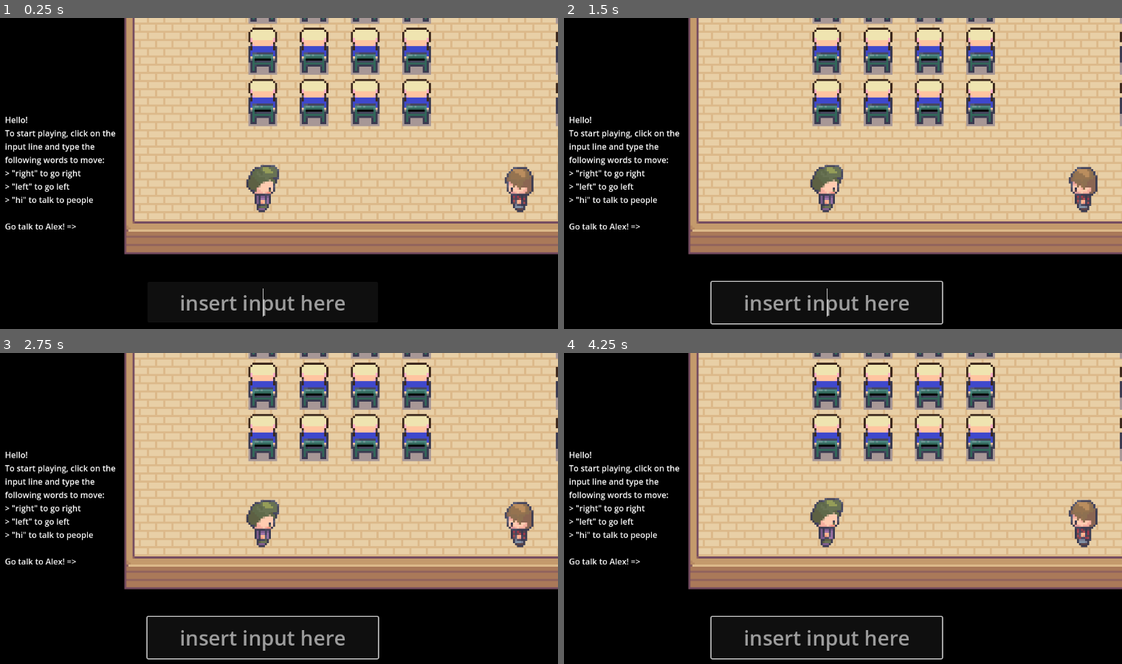
Above: before the commit, frames 1-4 (two rows, left to right).
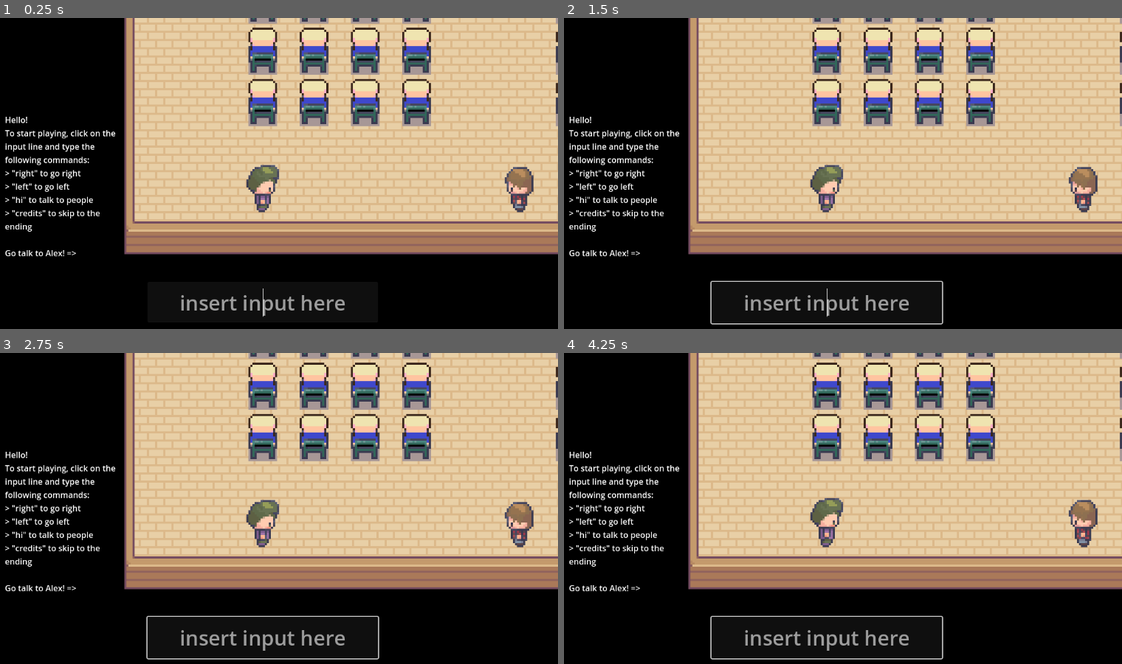
Above: after the commit, the same moments.

Repository: ulricolo7/dear-people
Game: Godot game, scene res://Scenes/Game.tscn
Two runs of this game, one before a commit and one after it. Both use one fixed random seed, a clock stepped at 60 frames per second and the inputs below.
Inputs (mouse positions are in pixels of both pictures, inside the frame that each line leads up to):
- Up to frame 1 (0.25 s): no input
- Up to frame 2 (1.5 s): click (826, 304) at 0.52 s; type "12" at 0.6 s; tap Enter (return) at 1.25, 1.35 s; hold Right (move_right) from 1.28 s (still down)
- Up to frame 3 (2.75 s): tap Space at 2 s; release Right (move_right) at 2.03 s; hold Down (move_down) from 2.03 s (still down); tap Enter (return) at 2.1 s
- Up to frame 4 (4.25 s): tap Enter (return) at 2.75, 2.85, 3.6 s; release Down (move_down) at 2.78 s; hold Right (move_right) 2.78-3.53 s; tap Space at 3.5 s; hold Up (move_up) from 3.53 s (still down)

The runs differ from the first frame. In frame 1, 0.6% of the frame differs, in the area x 0-19%, y 44-77%; in frame 2, 0.6%; in frame 3, 0.6%; in frame 4, 0.6%.

Commit message:
Fix Bugs

Diff:
--- a/Scenes/Game.tscn
+++ b/Scenes/Game.tscn
@@ -191,10 +191,11 @@
 offset_right = -29.0
 offset_bottom = 856.0
 text = "Hello!
-To start playing, click on the input line and type the following words to move:
+To start playing, click on the input line and type the following commands:
 > \"right\" to go right
 > \"left\" to go left
 > \"hi\" to talk to people
+> \"credits\" to skip to the ending
 
 Go talk to Alex! =>"
 autowrap_mode = 2
--- a/Script/ui.gd
+++ b/Script/ui.gd
@@ -120,6 +120,7 @@
 		if str == "bye":
 			interact(curr_npc, -1)
 			in_dialog = false
+			return
 		elif npc_alex_val == 0 && str != "no":
 			if str != "nervous":
 				mistake()
@@ -139,6 +140,7 @@
 		if str == "bye":
 			interact(curr_npc, -1)
 			in_dialog = false
+			return
 		elif npc_mary_val == 0 && str != "sorry":
 			mistake()
 			return
@@ -156,6 +158,7 @@
 		if str == "end" && npc_speech_val > 3:
 			interact(curr_npc, -1)
 			in_dialog = false
+			return
 		elif npc_speech_val == 0 && str != "gulp":
 			if str != "talk":
 				mistake()
